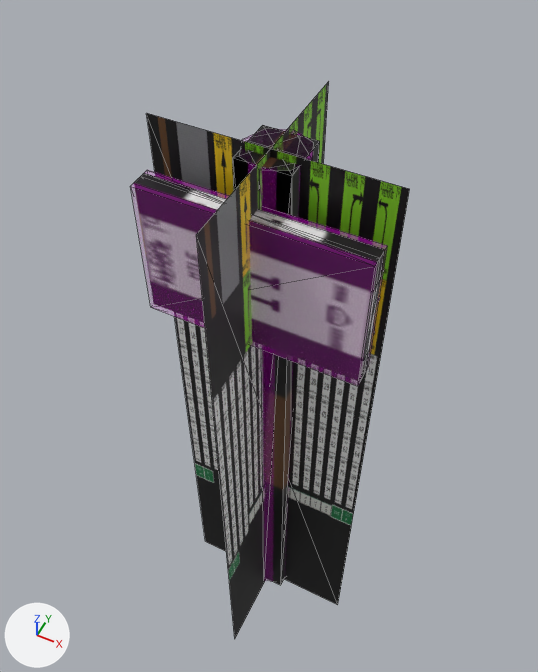
Renders of the COLLADA model beamng-props/mile-marker/export/dae/milemarker_011.dae from each side of a commit.
The view is the same before and after, from a camera (50 mm lens) standing at (0.427, -0.859, 2.115) and looking at (-0.061, 0.118, 0.894). Lighting does not change. The marker at lower left points along +X, +Y and +Z. The older version comes first. Mesh edges are drawn as thin lines. Where no turn or scale is listed for an object, it has been applied to the vertices.

The older version as bpy lines, for what is in view:
```python
ob_colmesh_post_1 = bpy.data.objects.new('Colmesh_post-1', me_colmesh_post_1)
ob_colmesh_post_1.location = (0.0, 0.0, 0.0)
ob_colmesh_sign_1 = bpy.data.objects.new('Colmesh_sign-1', me_colmesh_sign_1)
ob_colmesh_sign_1.location = (0.0, 0.0, 0.0)
ob_milemarker_011_a200 = bpy.data.objects.new('milemarker_011_a200', me_milemarker_011_a200)
ob_milemarker_011_a200.location = (0.0, 0.0, 0.0)
ob_milemarker_011_a50 = bpy.data.objects.new('milemarker_011_a50', me_milemarker_011_a50)
ob_milemarker_011_a50.location = (0.0, 0.0, 0.0)
ob_milemarker_011_a800 = bpy.data.objects.new('milemarker_011_a800', me_milemarker_011_a800)
ob_milemarker_011_a800.location = (0.0, 0.0, 0.0)
# me_milemarker_011_a800
# before: 1 (-0.05, -0.027, 1.45) at pixel (232, 157), 3 (-0.05, 0.072, 1.45) at pixel (262, 125), 5 (0.05, -0.027, 1.45) at pixel (292, 175), 7 (0.05, 0.072, 1.45) at pixel (319, 141)
# me_milemarker_011_a200
# before: 1 (-0.05, -0.027, 1.45) at pixel (232, 157), 3 (0.017, 0.072, 1.45) at pixel (300, 135), 5 (0.05, -0.027, 1.45) at pixel (292, 175)
```
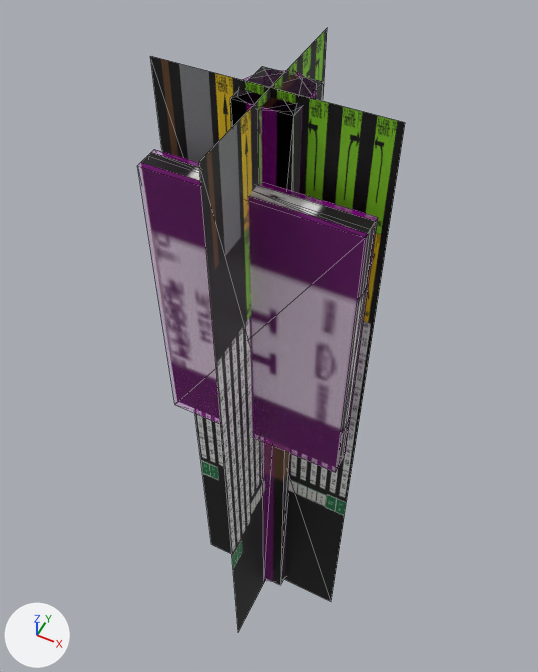
Diff of the bpy script that builds the scene:
```diff
--- a/beamng-props/mile-marker/export/dae/milemarker_011.dae.py
+++ b/beamng-props/mile-marker/export/dae/milemarker_011.dae.py
@@ me_milemarker_011_a800 @@
 # used by ob_milemarker_011_a800; location = (0.0, 0.0, 0.0)
-me_milemarker_011_a800.from_pydata(...)  # 16 vertices, 24 faces; spans x -0.21..0.21, y -0.072..0.072, z 0.0..1.45
+me_milemarker_011_a800.from_pydata(...)  # 16 vertices, 24 faces; spans x -0.19..0.19, y -0.072..0.072, z 0.0..1.55
+# me_milemarker_011_a800 part 1: the loose piece of 8 vertices spanning x -0.21..0.21, y -0.072..-0.042, z 1.1..1.38 is scaled about its middle by (0.905, 1, 2.21), then moved by (0.0, 0.0, -0.124)
+# me_milemarker_011_a800 part 2
+for i in [1, 3, 5, 7]: me_milemarker_011_a800.vertices[i].co += Vector((0.0, 0.0, 0.1))
 me_milemarker_011_a800.materials.append(mat_parkersignatlas)
@@ me_milemarker_011_a200 @@
 # used by ob_milemarker_011_a200; location = (0.0, 0.0, 0.0)
-me_milemarker_011_a200.from_pydata(...)  # 10 vertices, 12 faces; spans x -0.21..0.21, y -0.062..0.072, z 0.0..1.45
-me_milemarker_011_a200.vertices[6].co = (-0.21, -0.052, 1.38)  # pixel (140, 176)
-me_milemarker_011_a200.vertices[7].co = (-0.21, -0.062, 1.1)
-me_milemarker_011_a200.vertices[8].co = (0.21, -0.052, 1.1)  # pixel (364, 373)
-me_milemarker_011_a200.vertices[9].co = (0.21, -0.062, 1.38)  # pixel (380, 257)
+me_milemarker_011_a200.from_pydata(...)  # 10 vertices, 12 faces; spans x -0.19..0.19, y -0.062..0.072, z 0.0..1.55
+# me_milemarker_011_a200 part 3
+for i in [1, 3, 5]: me_milemarker_011_a200.vertices[i].co += Vector((0.0, 0.0, 0.1))
+me_milemarker_011_a200.vertices[6].co = (-0.19, -0.052, 1.426)  # pixel (147, 155)
+me_milemarker_011_a200.vertices[7].co = (-0.19, -0.062, 0.806)
+me_milemarker_011_a200.vertices[8].co = (0.19, -0.052, 0.806)  # pixel (341, 460)
+me_milemarker_011_a200.vertices[9].co = (0.19, -0.062, 1.426)  # pixel (370, 229)
 me_milemarker_011_a200.materials.append(mat_parkersignatlas)
@@ me_milemarker_011_a50 @@
 # used by ob_milemarker_011_a50; location = (0.0, 0.0, 0.0)
-me_milemarker_011_a50.from_pydata(...)  # 8 vertices, 4 faces; spans x -0.22..0.22, y -0.22..0.22, z -0.014..1.464
+me_milemarker_011_a50.from_pydata(...)  # 8 vertices, 4 faces; spans x -0.199..0.199, y -0.199..0.199, z -0.015..1.566
+# me_milemarker_011_a50 part 4: the whole mesh is scaled about its middle by (0.905, 0.905, 1.07), then moved by (0.0, 0.0, 0.05)
 me_milemarker_011_a50.materials.append(mat_parkersignatlas)
@@ me_colmesh_post_1 @@
 # used by ob_colmesh_post_1; location = (0.0, 0.0, 0.0)
-me_colmesh_post_1.from_pydata(...)  # 16 vertices, 28 faces; spans x -0.06..0.06, y -0.037..0.082, z 0.0..1.45
+me_colmesh_post_1.from_pydata(...)  # 16 vertices, 28 faces; spans x -0.06..0.06, y -0.037..0.082, z 0.0..1.55
+# me_colmesh_post_1 part 5: the whole mesh is scaled about its middle by (1, 1, 1.07), then moved by (0.0, 0.0, 0.05)
 me_colmesh_post_1.materials.append(mat_colmesh_material)
@@ me_colmesh_sign_1 @@
 # used by ob_colmesh_sign_1; location = (0.0, 0.0, 0.0)
-me_colmesh_sign_1.from_pydata(...)  # 8 vertices, 12 faces; spans x -0.21..0.21, y -0.082..-0.032, z 1.1..1.38
+me_colmesh_sign_1.from_pydata(...)  # 8 vertices, 12 faces; spans x -0.19..0.19, y -0.082..-0.032, z 0.806..1.426
+# me_colmesh_sign_1 part 6: the whole mesh is scaled about its middle by (0.905, 1, 2.21), then moved by (0.0, 0.0, -0.124)
 me_colmesh_sign_1.materials.append(mat_colmesh_material)
```

What differs and where, as boxes [x1, y1, x2, y2] in the pictures (538 x 672 px; the box of a moved part takes in the faces that stretch with it):
'milemarker_011_a50', rescaled (8% taller)
    before: [146, 81, 410, 639]
    after: [150, 28, 405, 632]
'Colmesh_sign-1', moved, rescaled (6% narrower, 49% taller)
    before: [130, 170, 387, 386]
    after: [137, 149, 378, 472]
'milemarker_011_a800', reshaped (13% taller)
    before: [135, 125, 385, 585]
    after: [141, 66, 376, 585]
'Colmesh_post-1', rescaled (7% wider, 13% taller)
    before: [240, 128, 313, 582]
    after: [238, 70, 316, 582]
'milemarker_011_a200', reshaped
    before: [277, 136, 300, 174]
    after: [280, 77, 302, 115]
part 1 of me_milemarker_011_a800, moved or reshaped
    before: [135, 173, 385, 381]
    after: [141, 152, 376, 467]
part 2 of me_milemarker_011_a800, moved or reshaped
    before: [233, 125, 320, 585]
    after: [230, 66, 323, 585]
